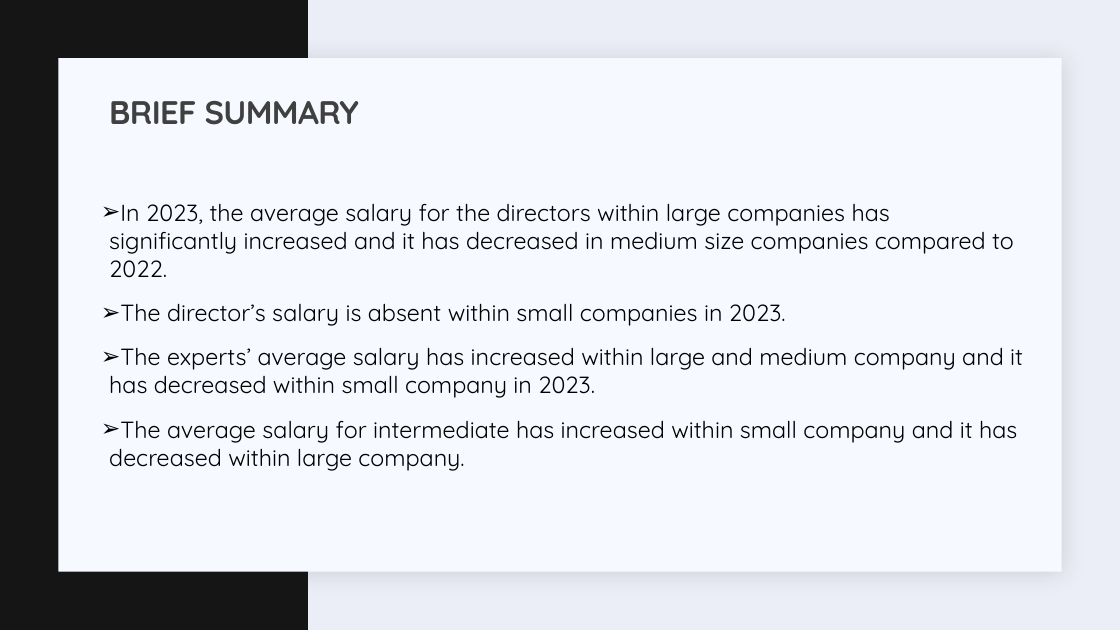
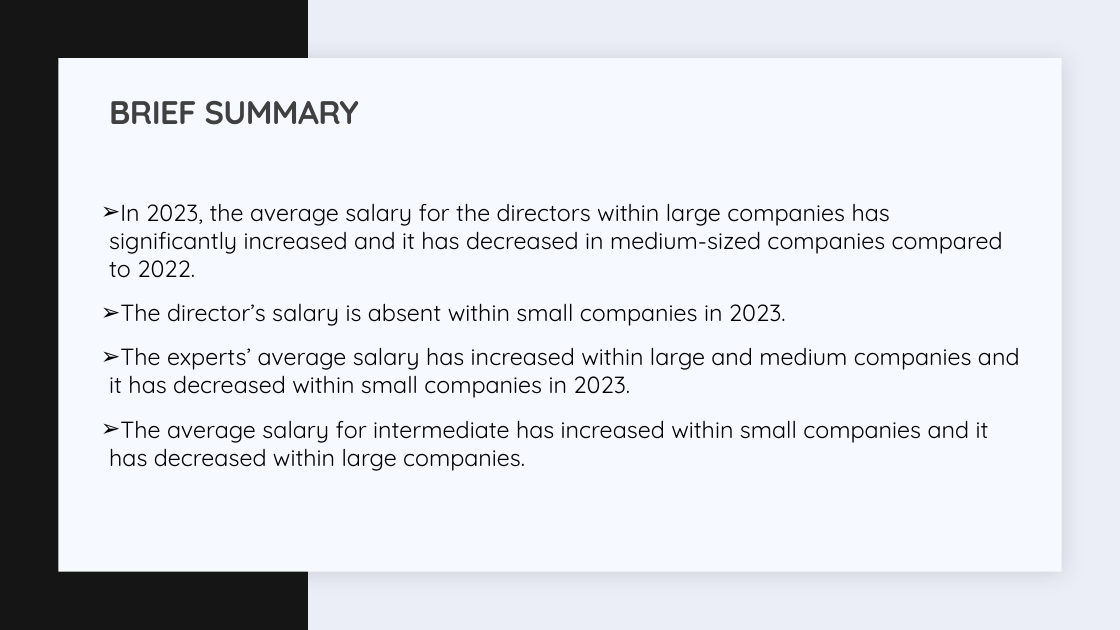
Before and after one commit to JEDDTT/Software-Projects, a slide deck: slide 39 of Data Analysis/DATA SCIENTIST SALARY.pptx (slide 35 before the commit). Drawn at 1120x630 pixels with LibreOffice and Linux fonts; fonts in the diff are those of the drawing. Boxes give left, top, right and bottom in pixels: in the first picture for what was removed or moved away, otherwise in the second. Text is boxed around its words. In the diff, an @@ line names an element or a change of style, - is before the commit and + after.

```diff
--- a/Data Analysis/DATA SCIENTIST SALARY.pptx
+++ b/Data Analysis/DATA SCIENTIST SALARY.pptx
@@ text at (x1=109, y1=203, x2=1003, y2=278): text changed @@
-➢ In 2023, the average salary for the directors within large companies has significantly increased and it has decreased in medium size companies compared to 2022.
+➢ In 2023, the average salary for the directors within large companies has significantly increased and it has decreased in medium-sized companies compared to 2022.
@@ text at (x1=109, y1=347, x2=1020, y2=471): text changed @@
-➢ The experts’ average salary has increased within large and medium company and it has decreased within small company in 2023.
-➢ The average salary for intermediate has increased within small company and it has decreased within large company.
+➢ The experts’ average salary has increased within large and medium companies and it has decreased within small companies in 2023.
+➢ The average salary for intermediate has increased within small companies and it has decreased within large companies.
```
Also in this commit, not shown: 23 other slides changed, 5 slides added, 13 other files.
